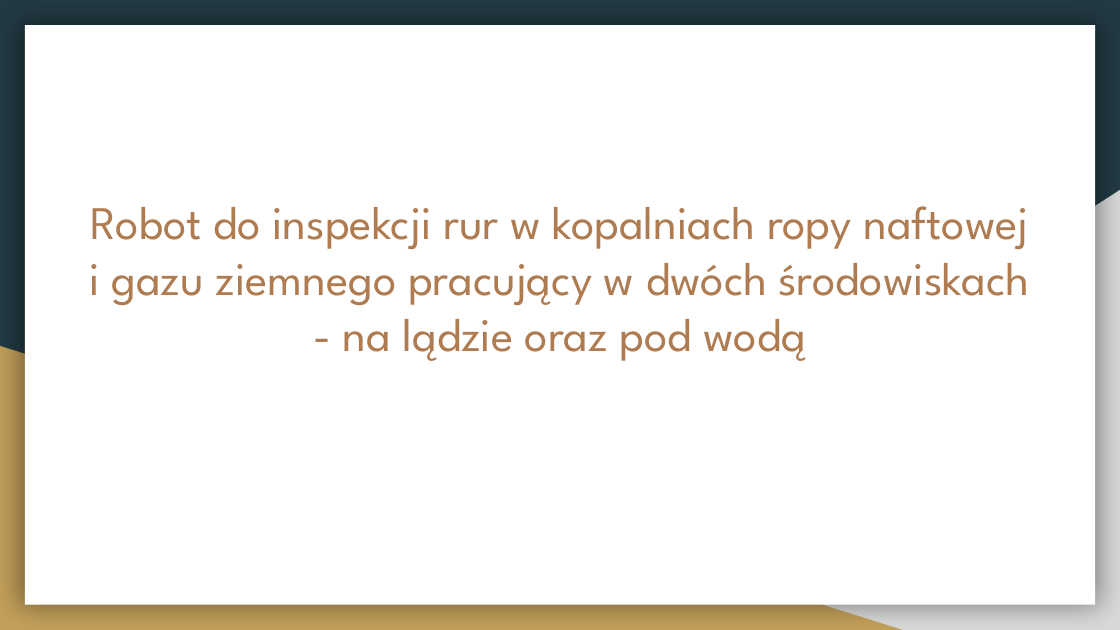
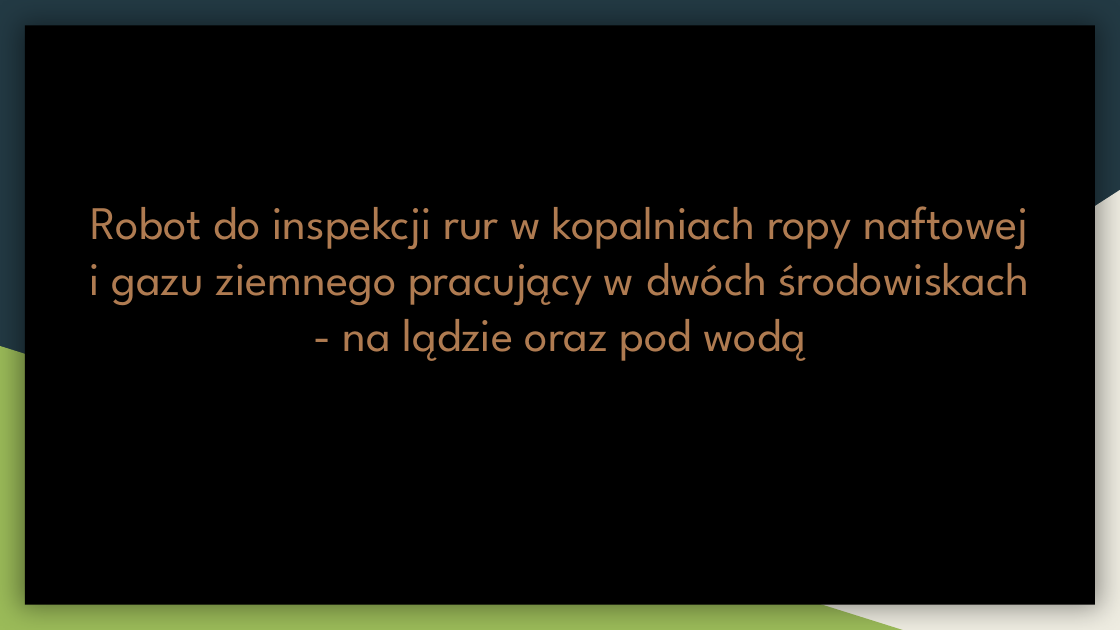
Before and after one commit to daniel1414/TASISPD, a slide deck: slide 2 of Model_robota.pptx. Drawn at 1120x630 pixels with LibreOffice and Linux fonts; fonts in the diff are those of the drawing. Boxes give left, top, right and bottom in pixels: in the first picture for what was removed or moved away, otherwise in the second. Text is boxed around its words. In the diff, an @@ line names an element or a change of style, - is before the commit and + after.

```diff
--- a/Model_robota.pptx
+++ b/Model_robota.pptx
@@ rectangle at (25, 26, 1095, 605): fill #FFFFFF to #000000 @@
@@ right triangle at (439, 190, 1120, 630): fill #D9D9D9 to #EEECE1 @@
@@ right triangle at (0, 346, 903, 630): fill #C4A15A to #9BBB59 @@
```
Also in this commit, not shown: 6 other slides changed, 7 slides added, 6 slides removed, 3 other files.
